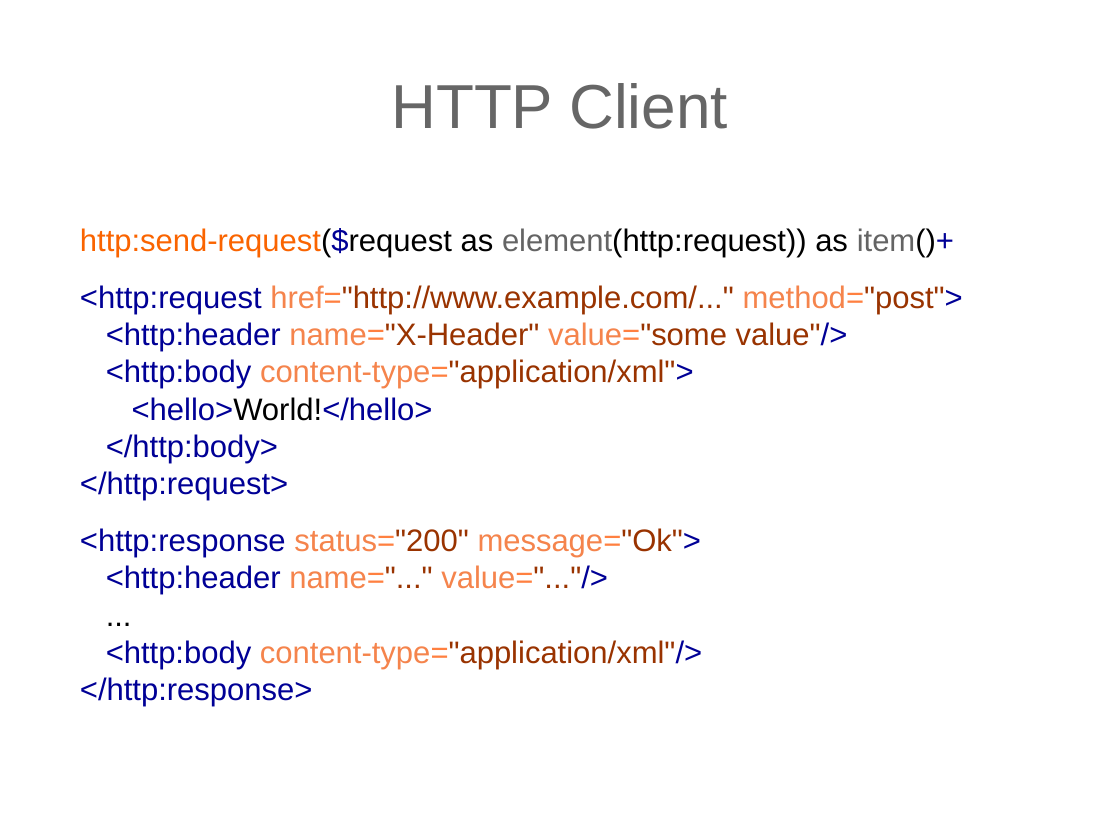
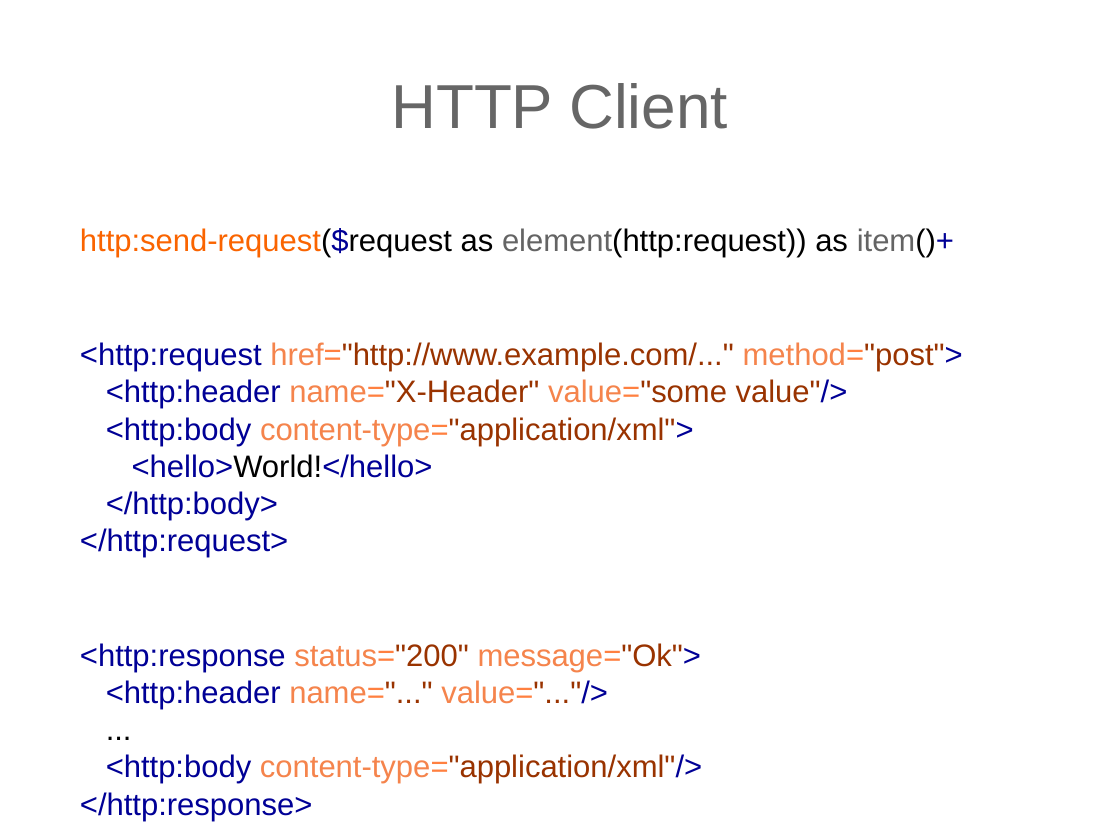
Before and after one commit to expath/expath-www, a slide deck: slide 11 of misc/2009-balisage/presentation/balisage-expath.odp. Drawn at 1120x840 pixels with LibreOffice and Linux fonts; fonts in the diff are those of the drawing; background and template pictures are left out. Boxes give left, top, right and bottom in pixels: in the first picture for what was removed or moved away, otherwise in the second. Text is boxed around its words. In the diff, an @@ line names an element or a change of style, - is before the commit and + after.

```diff
--- a/misc/2009-balisage/presentation/balisage-expath.odp
+++ b/misc/2009-balisage/presentation/balisage-expath.odp
@@ text "http:send-request($request as element(http:request)) as item ..." rewrapped from box(80, 228, 963, 707) to box(80, 228, 963, 821) @@
```
Also in this commit, not shown: 4 other slides changed, 4 slides added, 2 slides removed, 2 other files.
